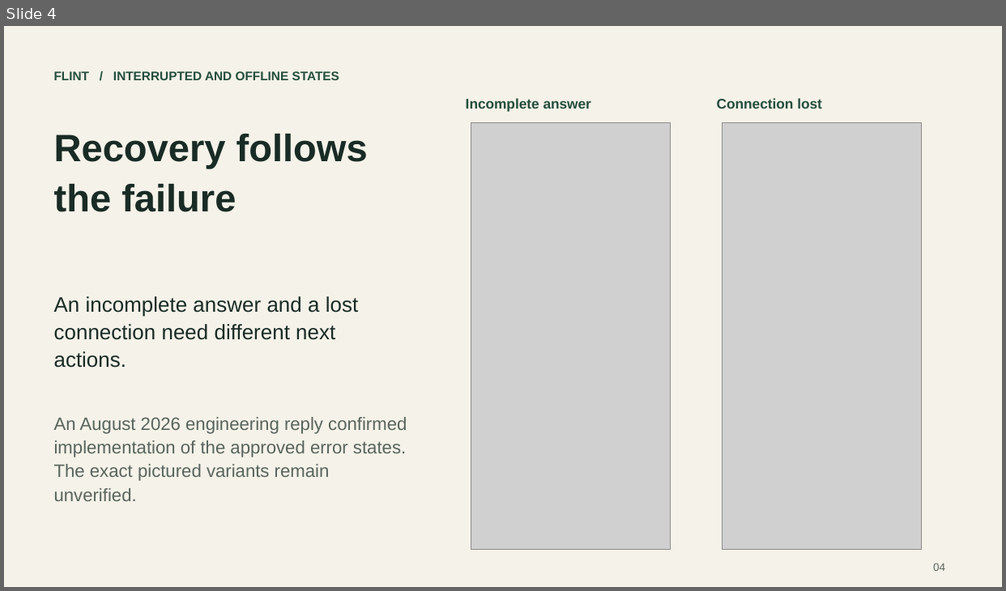
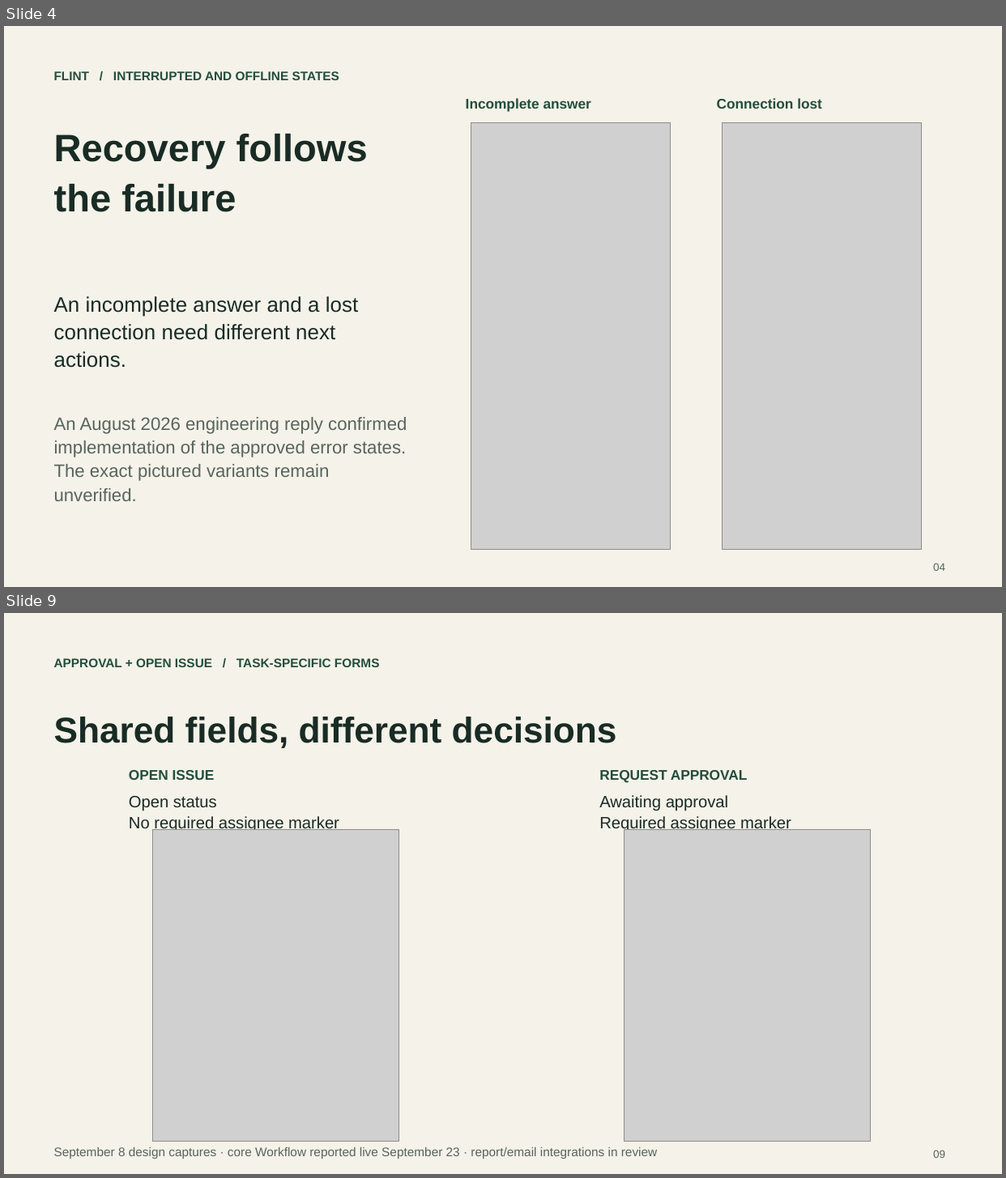
Before and after one commit to JonathanKHobson/portfolio, a slide deck: downloads/design/kyle-hobson-design-deck.pptx. Shown one above the other, each under a label of ours: slide 4 before the commit, slides 4 and 9 after it; the slides between them are not shown. The pictures are 1006x591 and 1006x1178 pixels, drawn with LibreOffice and Linux fonts; fonts in the diff are those of the drawing; grey boxes stand for pictures. Boxes give left, top, right and bottom in pixels: in the first picture for what was removed or moved away, otherwise in the second. Text is boxed around its words. In the diff, an @@ line names an element or a change of style, - is before the commit and + after.

Commit message:
Expand FactorLab design cases and presentation

```diff
--- a/downloads/design/kyle-hobson-design-deck.pptx
+++ b/downloads/design/kyle-hobson-design-deck.pptx
@@ slide 9 added at bbox=[4, 613, 1002, 1174], background #F4F2E9 @@
@@ text added at bbox=[54, 658, 380, 667], 12 pt, text #244D3C, bold @@
+APPROVAL + OPEN ISSUE / TASK-SPECIFIC FORMS
@@ text added at bbox=[54, 717, 617, 748], 34.5 pt, text #192B25, bold @@
+Shared fields, different decisions
@@ text added at bbox=[129, 770, 215, 780], 13.5 pt, text #244D3C, bold @@
+OPEN ISSUE
@@ text added at bbox=[599, 770, 748, 782], 13.5 pt, text #244D3C, bold @@
+REQUEST APPROVAL
@@ text added at bbox=[129, 796, 339, 830], 15.8 pt, text #192B25 @@
+Open status
+No required assignee marker
@@ text added at bbox=[599, 795, 791, 833], 15.8 pt, text #192B25 @@
+Awaiting approval
+Required assignee marker
@@ picture added at bbox=[153, 830, 399, 1142] @@
@@ picture added at bbox=[624, 830, 870, 1142] @@
@@ text added at bbox=[54, 1148, 657, 1159], 12 pt, text #58645D @@
+September 8 design captures · core Workflow reported live September 23 · report/email integrations in review
@@ text added at bbox=[933, 1150, 945, 1158], 10.5 pt, text #58645D @@
+09
```
Also in this commit, not shown: 6 slides changed, 3 other slides added, 35 other files.
